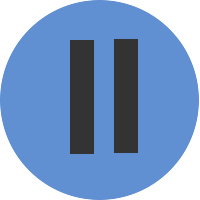
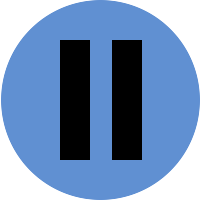
Layer changes from the first 200x200 image to the second:
added layer "Bars" above "ButtonBack" over [60, 40, 142, 160]
painted on "ButtonBack" over [0, 0, 200, 200]
